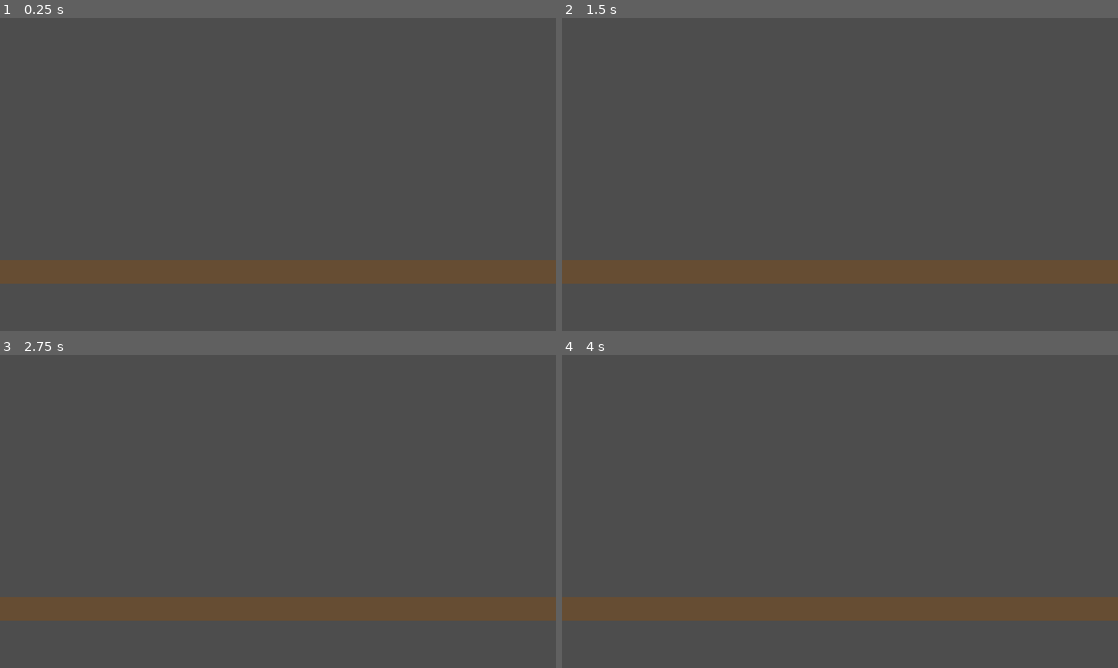
Above: before the commit, frames 1-4 (two rows, left to right).
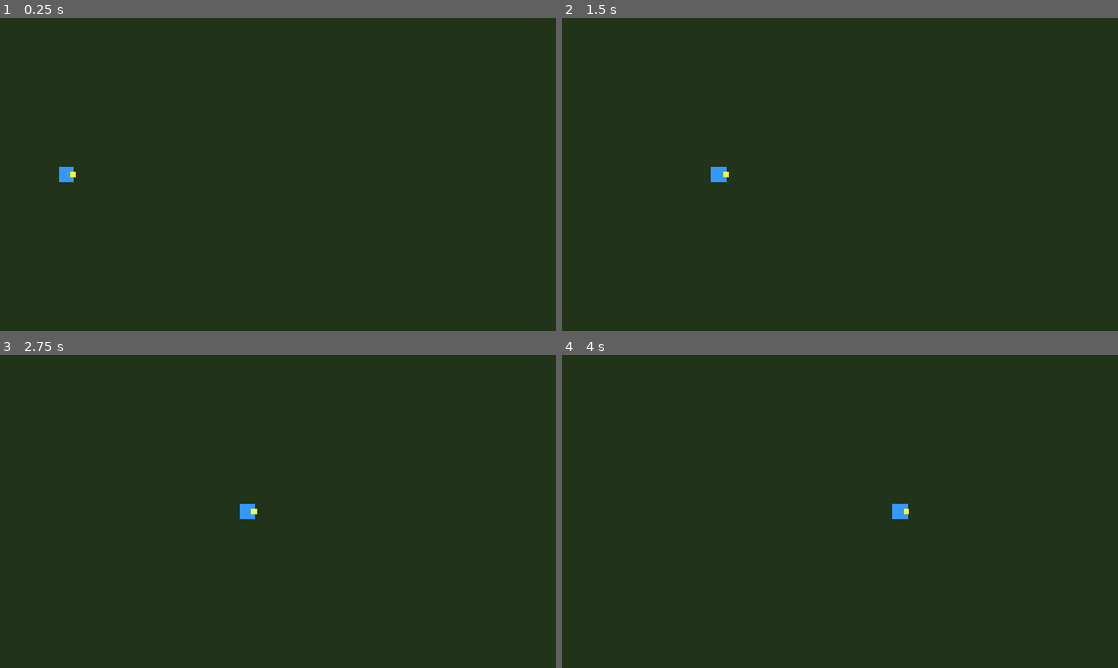
Above: after the commit, the same moments.

Repository: estebo0/idle-pet-game
Game: Godot game, scene res://scenes/World.tscn
Same seed, same stepped clock (60 frames per second), same inputs: the game is played once before the commit and once after it.
Inputs:
- Up to frame 1 (0.25 s): no input
- Up to frame 2 (1.5 s): no input
- Up to frame 3 (2.75 s): no input
- Up to frame 4 (4 s): no input

The runs differ from the first frame. In frame 1, 100% of the frame differs, in the area x 0-100%, y 0-100%; in frame 2, 100%; in frame 3, 100%; in frame 4, 100%.

Commit message:
Fix: top-down view scenes with Node2D (no broken collision shapes)

Diff:
--- a/scenes/Player.tscn
+++ b/scenes/Player.tscn
@@ -1,16 +1,20 @@
-[gd_scene format=3 uid="uid://b1player00001"]
+[gd_scene load_steps=2 format=3 uid="uid://b1player00001"]
 
 [ext_resource type="Script" path="res://scripts/Player.gd" id="1_player"]
 
-[node name="Player" type="CharacterBody2D"]
+[node name="Player" type="Node2D"]
 script = ExtResource("1_player")
 
-[node name="Sprite" type="ColorRect" parent="."]
-offset_left = -20.0
-offset_top = -40.0
-offset_right = 20.0
-offset_bottom = 0.0
+[node name="Body" type="ColorRect" parent="."]
+offset_left = -16.0
+offset_top = -16.0
+offset_right = 16.0
+offset_bottom = 16.0
 color = Color(0.2, 0.6, 1, 1)
 
-[node name="CollisionShape" type="CollisionShape2D" parent="."]
-shape = SubResource("RectangleShape2D_player")
+[node name="Direction" type="ColorRect" parent="."]
+offset_left = 8.0
+offset_top = -6.0
+offset_right = 20.0
+offset_bottom = 6.0
+color = Color(1, 1, 0.2, 1)
--- a/scenes/World.tscn
+++ b/scenes/World.tscn
@@ -4,17 +4,12 @@
 
 [node name="World" type="Node2D"]
 
-[node name="Ground" type="StaticBody2D" parent="."]
-position = Vector2(0, 500)
-
-[node name="GroundShape" type="CollisionShape2D" parent="Ground"]
-
-[node name="GroundSprite" type="ColorRect" parent="Ground"]
+[node name="Background" type="ColorRect" parent="."]
 offset_left = 0.0
 offset_top = 0.0
 offset_right = 1152.0
-offset_bottom = 50.0
-color = Color(0.4, 0.3, 0.2, 1)
+offset_bottom = 648.0
+color = Color(0.13, 0.2, 0.1, 1)
 
 [node name="Player" parent="." instance=ExtResource("1_world")]
-position = Vector2(100, 460)
+position = Vector2(100, 324)
--- a/scripts/Player.gd
+++ b/scripts/Player.gd
@@ -1,12 +1,10 @@
-extends CharacterBody2D
+extends Node2D
 
 const SPEED = 150.0
 
-func _physics_process(delta: float) -> void:
-	velocity.x = SPEED
-	move_and_slide()
+func _process(delta: float) -> void:
+	position.x += SPEED * delta
 
-	# Vuelve al inicio cuando sale por la derecha de la pantalla
 	var screen_width = get_viewport_rect().size.x
 	if position.x > screen_width + 50:
 		position.x = -50
